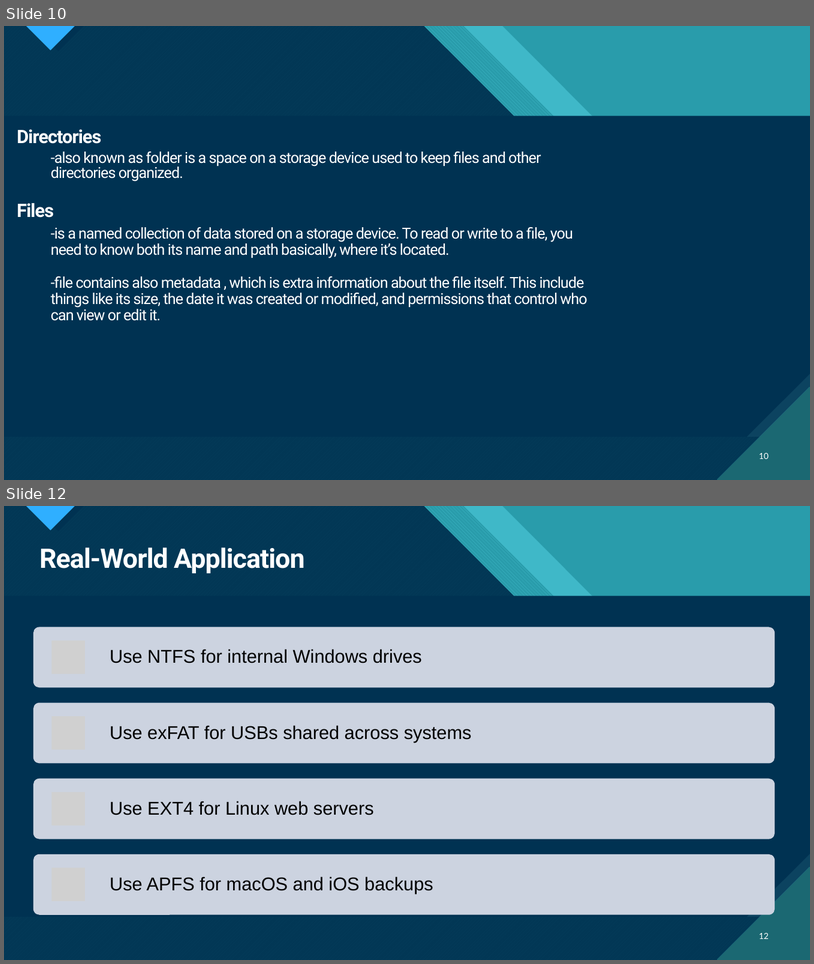
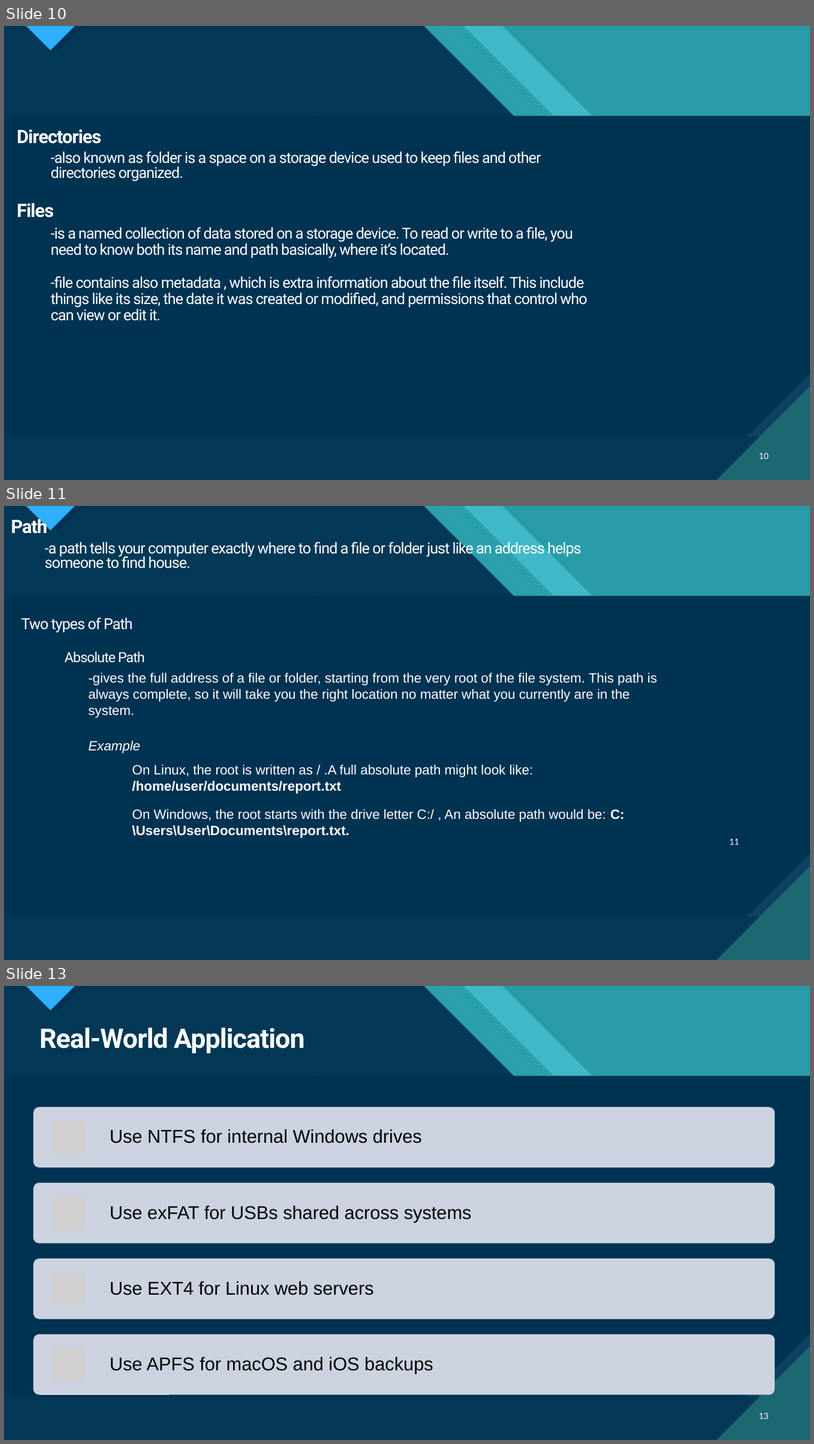
Before and after one commit to psuuc-jbgarcia/Object-Oriented-Programming-Lesson, a slide deck: Platform Technologies/Pre Lim/week 2/Lecture/Chapter_2Different File Systems.pptx. Shown one above the other, each under a label of ours: slides 10 and 12 before the commit, slides 10, 11 and 13 after it; the slides between them are not shown. The pictures are 814x964 and 814x1444 pixels, drawn with LibreOffice and Linux fonts; fonts in the diff are those of the drawing; grey boxes stand for pictures. Boxes give left, top, right and bottom in pixels: in the first picture for what was removed or moved away, otherwise in the second. Text is boxed around its words. In the diff, an @@ line names an element or a change of style, - is before the commit and + after.

```diff
--- a/Platform Technologies/Pre Lim/week 2/Lecture/Chapter_2Different File Systems.pptx
+++ b/Platform Technologies/Pre Lim/week 2/Lecture/Chapter_2Different File Systems.pptx
@@ slide 11 added at (4, 506, 810, 960), background #47C3D3; not listed: 18 template elements that a slide beside it also shows @@
@@ text added at (11, 517, 48, 534), 22 pt, text #FFFFFF, bold @@
+Path
@@ text added at (45, 540, 582, 568), 18 pt, text #FFFFFF @@
+-a path tells your computer exactly where to find a file or folder just like an address helps someone to find house.
@@ text added at (21, 618, 133, 633), 18 pt, text #FFFFFF @@
+Two types of Path
@@ text added at (65, 651, 145, 663), 16.6 pt, text #FFFFFF @@
+Absolute Path
@@ text added at (89, 672, 657, 718), 16 pt, text #FFFFFF @@
+-gives the full address of a file or folder, starting from the very root of the file system. This path is always complete, so it will take you the right location no matter what you currently are in the system.
@@ text added at (89, 740, 141, 753), 16 pt, text #FFFFFF, italic @@
+Example
@@ text added at (132, 764, 534, 793), 16 pt, text #FFFFFF @@
+On Linux, the root is written as / .A full absolute path might look like: /home/user/documents/report.txt
@@ text added at (132, 808, 625, 838), 16 pt, text #FFFFFF @@
+On Windows, the root starts with the drive letter C:/ , An absolute path would be: C:\Users\User\Documents\report.txt.
@@ page number added at (730, 838, 740, 844), 10 pt, text #FFFFFF @@
+11
@@ what was slide 12 is now slide 13 @@
@@ page number at (759, 1413, 769, 1419): text changed @@
-12
+13
```
Also in this commit, not shown: 1 other slide added, 2 slides removed, 2 other files.
